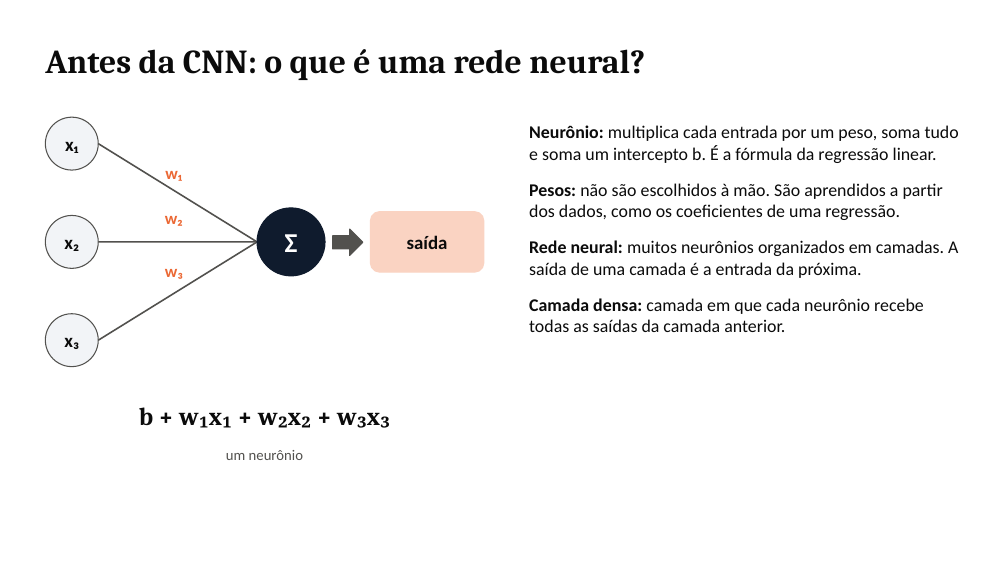
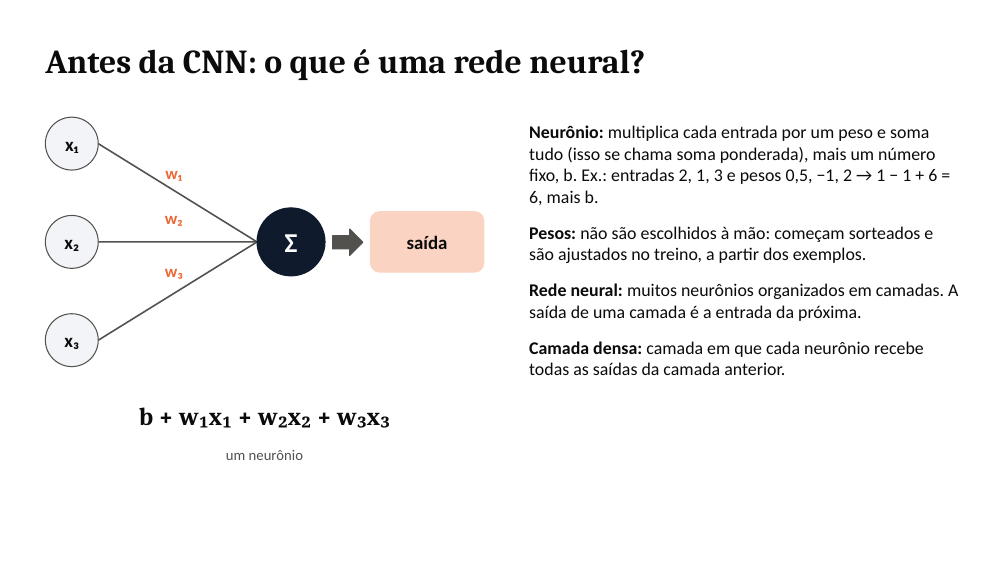
Before and after one commit to DaviPac/topicos-avancados-ia, a slide deck: slide 4 of code/cnn-pneumonia-r/slides/videoaula_cnn_r.pptx. Drawn at 1008x567 pixels with LibreOffice and Linux fonts; fonts in the diff are those of the drawing. Boxes give left, top, right and bottom in pixels: in the first picture for what was removed or moved away, otherwise in the second. Text is boxed around its words. In the diff, an @@ line names an element or a change of style, - is before the commit and + after.

```diff
--- a/code/cnn-pneumonia-r/slides/videoaula_cnn_r.pptx
+++ b/code/cnn-pneumonia-r/slides/videoaula_cnn_r.pptx
@@ text at [529, 125, 937, 263]: text changed @@
-Neurônio: multiplica cada entrada por um peso, soma tudo e soma um intercepto b. É a fórmula da regressão linear.
-Pesos: não são escolhidos à mão. São aprendidos a partir dos dados, como os coeficientes de uma regressão.
+Neurônio: multiplica cada entrada por um peso e soma tudo (isso se chama soma ponderada), mais um número fixo, b. Ex.: entradas 2, 1, 3 e pesos 0,5, −1, 2 → 1 − 1 + 6 = 6, mais b.
+Pesos: não são escolhidos à mão: começam sorteados e são ajustados no treino, a partir dos exemplos.
```
Also in this commit, not shown: 7 other slides changed, 2 other files.
